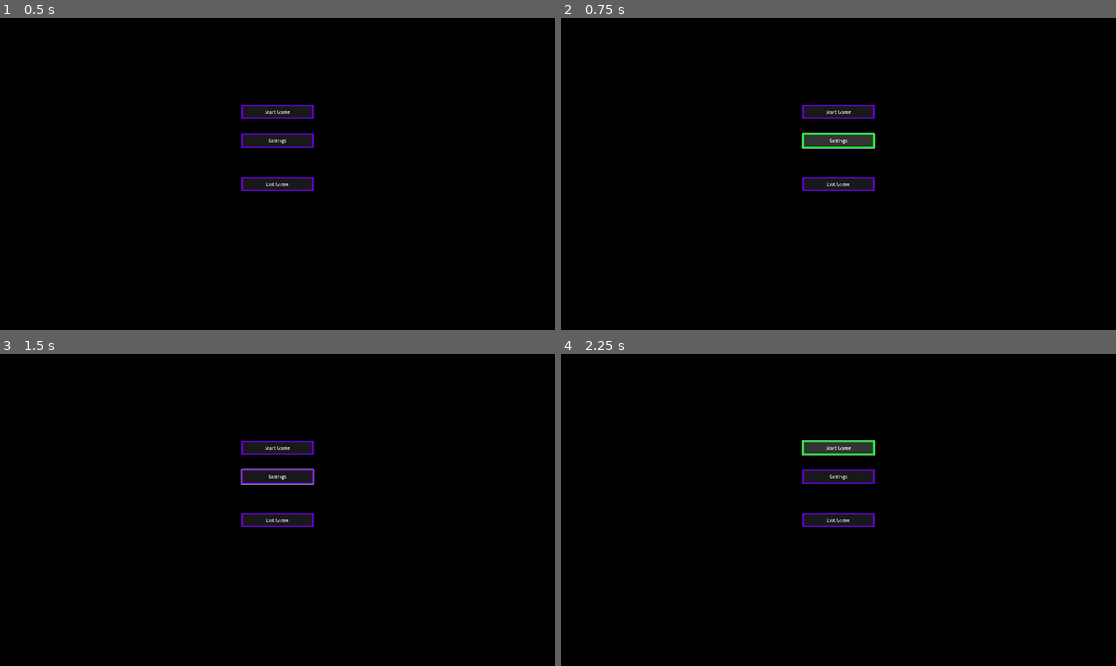
Above: before the commit, frames 1-4 (two rows, left to right).
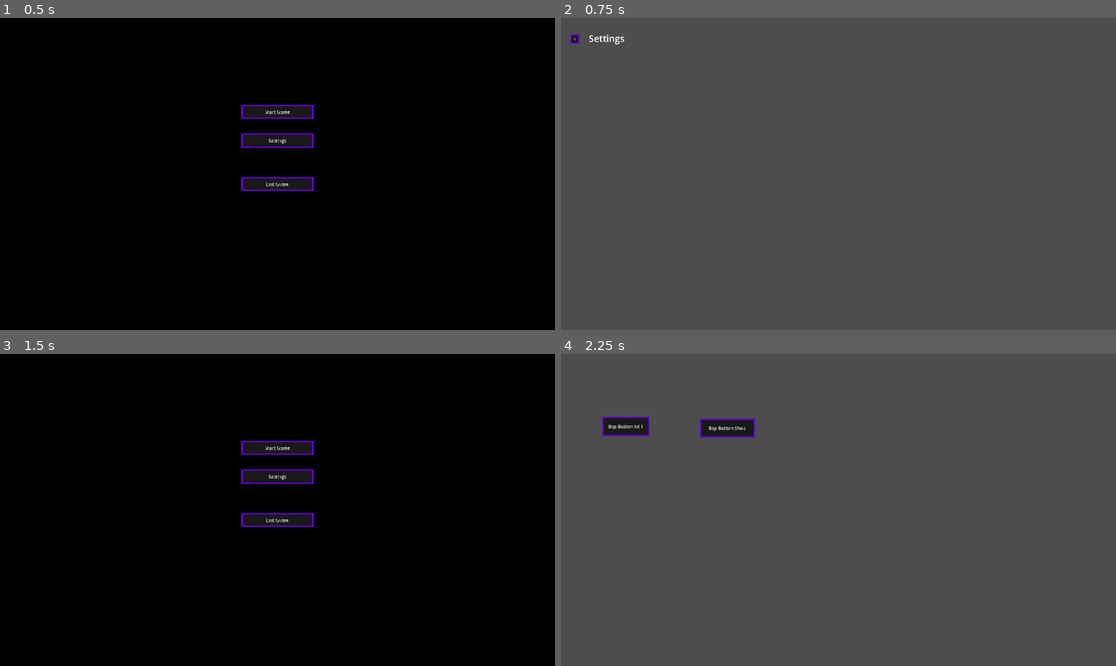
Above: after the commit, the same moments.

Repository: do3les/InfLocher-Tower-Defense
Game: Godot game, scene res://main.tscn
Two runs of this game, one before a commit and one after it. Both use one fixed random seed, a clock stepped at 60 frames per second and the inputs below. The engine's default icon, where the game draws it, is replaced by a stand-in: a white triangle on a blue panel in a dark square.
Inputs (mouse positions are in pixels of both pictures, inside the frame that each line leads up to):
- Up to frame 1 (0.5 s): no input
- Up to frame 2 (0.75 s): click "Settings" at 0.5 s
- Up to frame 3 (1.5 s): click (16, 375) at 1.25 s, where only the run after the commit has a clickable "<"
- Up to frame 4 (2.25 s): click "Start Game" at 2 s

Frame 1 is identical in both runs. In frame 2, 100% of the frame differs, in the area x 0-100%, y 0-100%; in frame 3, 0.1%; in frame 4, 100%.

Commit message:
inevitable bugfixes

Diff:
--- a/daten/gameData.gd
+++ b/daten/gameData.gd
@@ -8,8 +8,8 @@
 
 
 var levels = {
-	"Level 1":{
-		"enemy":"basic_enemy",
+	"Level1":{
+		"enemy":"basicEnemy",
 		"number":10,
 		"wait":0.1
 	}
--- a/enemy/basicEnemy.gd
+++ b/enemy/basicEnemy.gd
@@ -4,7 +4,7 @@
 
 # Called when the node enters the scene tree for the first time.
 func _ready():
-	var path_width = get_parent().get_node("line").width * 0.8
+	var path_width = get_parent().get_node("PathLine").width * 0.8
 	var r = get_node("Body/CollisionShape2D").shape.radius
 	get_child(0).position.y = randf_range((path_width / -2 + r), (path_width / 2 - r))
 
--- a/levels/level1.tscn
+++ b/levels/level1.tscn
@@ -12,11 +12,11 @@
 }
 point_count = 6
 
-[node name="Level 1" type="Node2D"]
-script = ExtResource("1_3tdpq")
+[node name="Level1" type="Node2D"]
+script = ExtResource("1_0ff16")
 
-[node name="Path" parent="." instance=ExtResource("1_amld6")]
+[node name="Path" parent="." instance=ExtResource("2_5ilm6")]
 position = Vector2(496, 352)
-curve = SubResource("Curve2D_pspwu")
+curve = SubResource("Curve2D_c8cbd")
 
-[node name="HUD" parent="." instance=ExtResource("4_vhbfe")]
+[node name="HUD" parent="." instance=ExtResource("3_gcw7q")]
--- a/main.gd
+++ b/main.gd
@@ -11,13 +11,13 @@
 	pass
 
 
-func _on_btn_exit_game_pressed():
-	get_tree().quit()
+func _on_start_game_button_pressed():
+	get_tree().change_scene_to_file("res://interfaceScenes/menu.tscn")
 
 
-func _on_btn_settings_pressed():
-	get_tree().change_scene_to_file("res://interface-scenes/settings.tscn")
+func _on_settings_button_pressed():
+	get_tree().change_scene_to_file("res://interfaceScenes/settings.tscn")
 
 
-func _on_btn_start_game_pressed():
-	get_tree().change_scene_to_file("res://interface-scenes/menu.tscn")
+func _on_exit_game_button_pressed():
+	get_tree().quit()
--- a/main.tscn
+++ b/main.tscn
@@ -50,6 +50,6 @@
 theme = ExtResource("2_5swa3")
 text = "Exit Game"
 
-[connection signal="pressed" from="StartGameButton" to="." method="_on_btn_start_game_pressed"]
-[connection signal="pressed" from="SettingsButton" to="." method="_on_btn_settings_pressed"]
-[connection signal="pressed" from="ExitGameButton" to="." method="_on_btn_exit_game_pressed"]
+[connection signal="pressed" from="StartGameButton" to="." method="_on_start_game_button_pressed"]
+[connection signal="pressed" from="SettingsButton" to="." method="_on_settings_button_pressed"]
+[connection signal="pressed" from="ExitGameButton" to="." method="_on_exit_game_button_pressed"]
Not shown: 1 places in levels/level1.tscn that only renumber resources
Not shown: 2 places in towers/basicTower.tscn that only renumber resources
